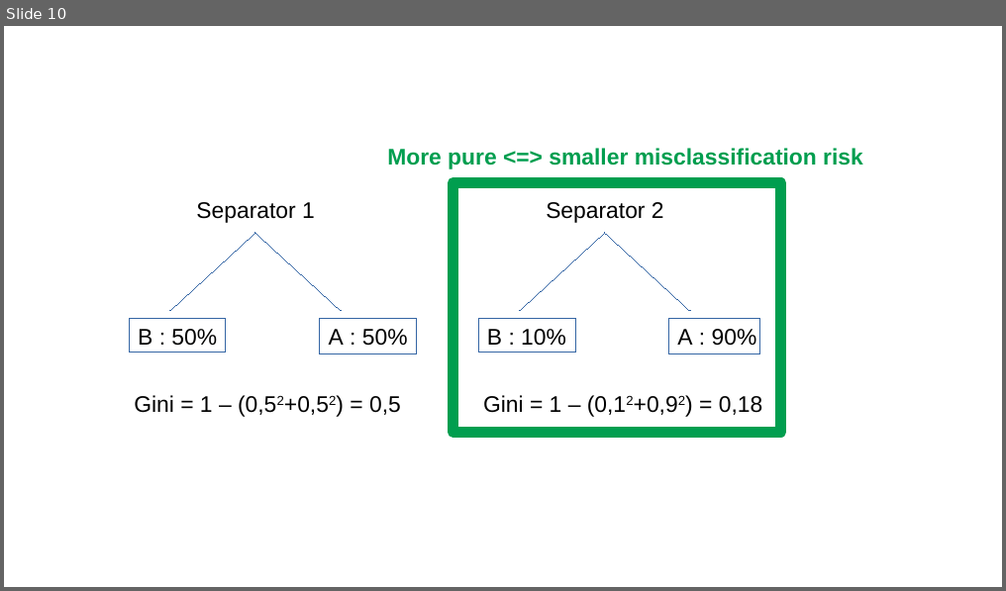
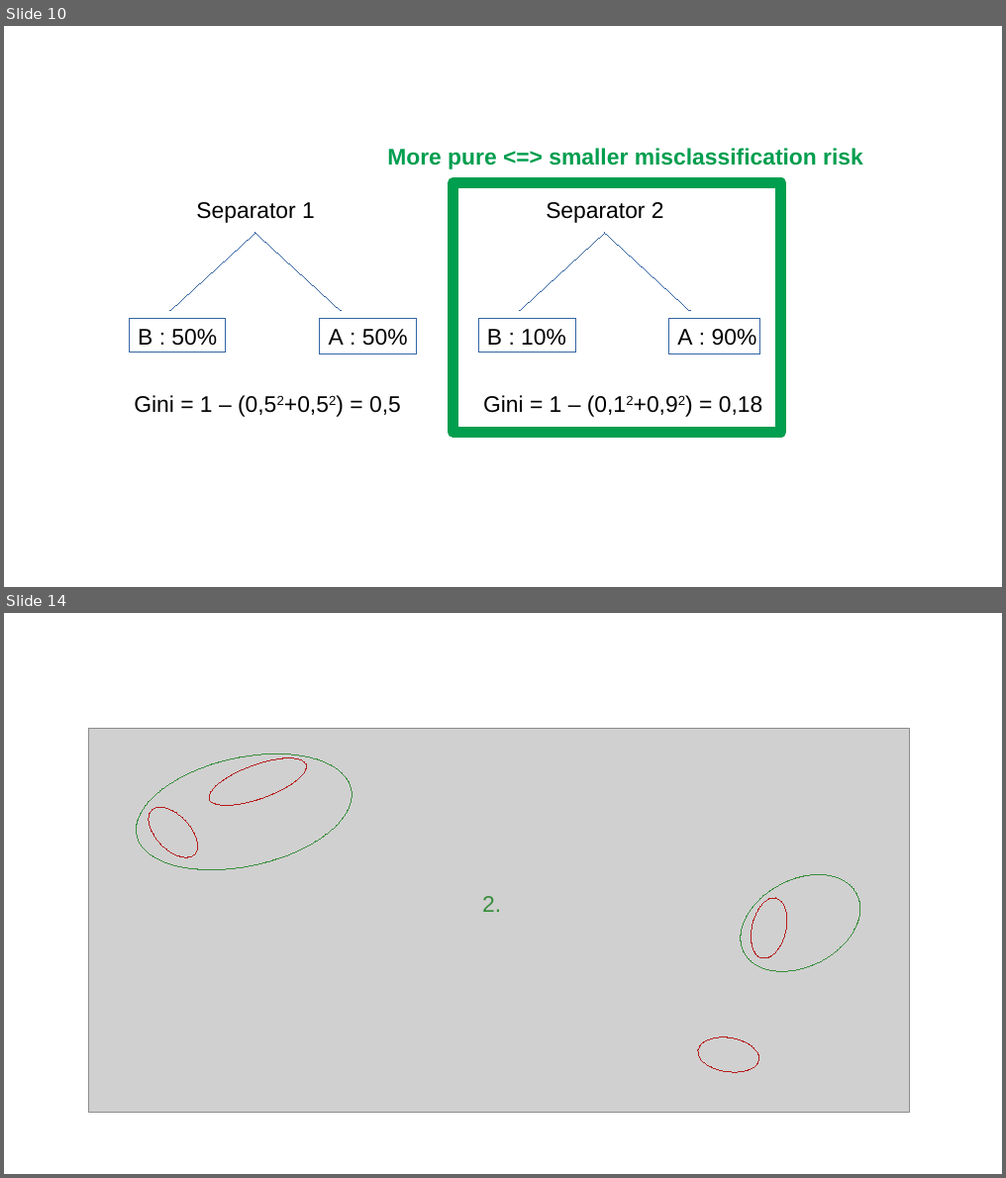
Before and after one commit to savoga/maths-for-data-science, a slide deck: ML/Schemas.odp. Shown one above the other, each under a label of ours: slide 10 before the commit, slides 10 and 14 after it; the slides between them are not shown. The pictures are 1006x591 and 1006x1178 pixels, drawn with LibreOffice and Linux fonts; fonts in the diff are those of the drawing; grey boxes stand for pictures. Boxes give left, top, right and bottom in pixels: in the first picture for what was removed or moved away, otherwise in the second. Text is boxed around its words. In the diff, an @@ line names an element or a change of style, - is before the commit and + after.

```diff
--- a/ML/Schemas.odp
+++ b/ML/Schemas.odp
@@ slide 14 added at box(4, 613, 1002, 1174), background #FFFFFF @@
@@ picture added at box(89, 728, 910, 1113) @@
@@ ellipse added at box(126, 736, 362, 888), outline #388E3C 0 pt @@
@@ ellipse added at box(203, 749, 312, 816), outline #B71C1C 0 pt @@
@@ ellipse added at box(140, 799, 207, 867), outline #B71C1C 0 pt @@
@@ ellipse added at box(725, 855, 877, 990), outline #388E3C 0 pt @@
@@ text added at box(482, 896, 501, 912), 18 pt, text #388E3C @@
+2.
@@ ellipse added at box(746, 894, 793, 962), outline #B71C1C 0 pt @@
@@ ellipse added at box(695, 1034, 761, 1077), outline #B71C1C 0 pt @@
```
Also in this commit, not shown: 6 other slides added, 12 other files.
